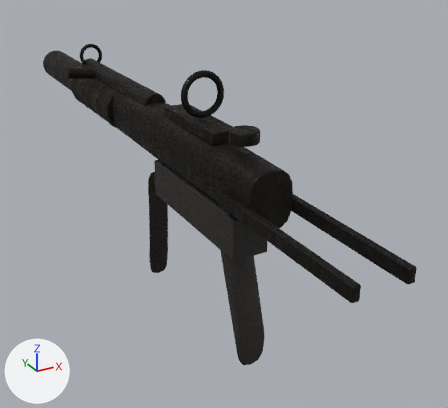
An edit to the glTF model assets/models/weapon_mp5.glb, drawn before and after from the same camera.
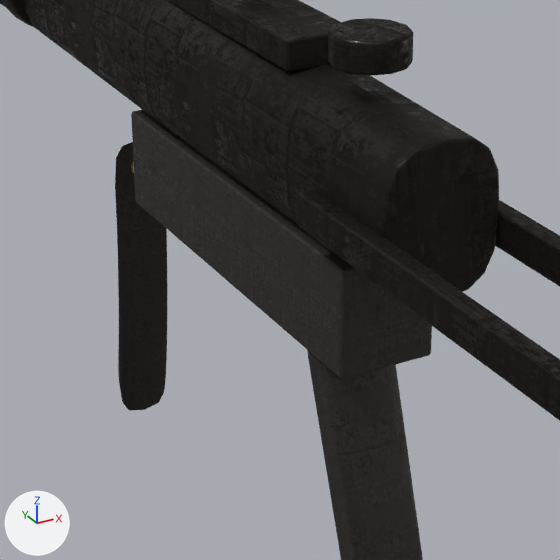
Old and new are each drawn whole from a camera (50 mm lens) standing at (-0.229, -0.365, 0.201) and looking at (0.059, 0.158, -0.06) and again close up on the part from 23% to 70% of the width and 29% to 81% of the height. Lighting does not change. The marker at lower left points along +X, +Y and +Z. The older version's two pictures come first. Where no turn or scale is listed for an object, it has been applied to the vertices. Vertices at exactly the same position are counted once.

In view in the first close-up: 'LowerPoly', 'Mag', 'Receiver'.
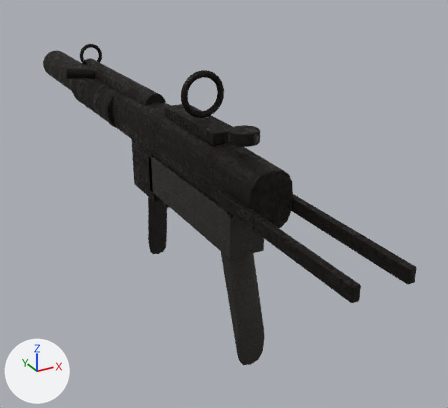
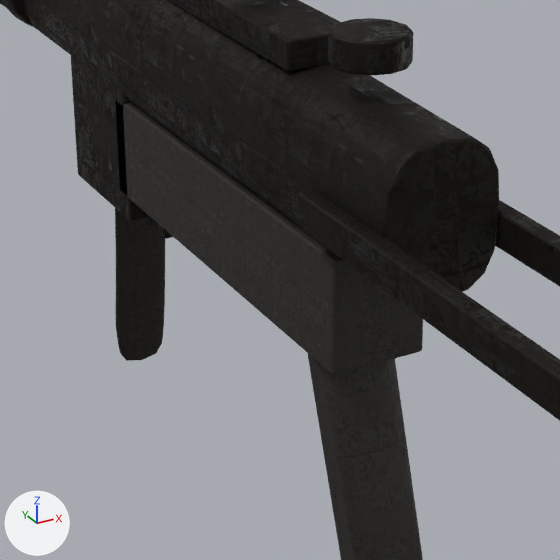
Pixel boxes (x1, y1, x2, y2) of what changed, in the close-ups (560 x 560 px; the box of a moved part takes in the faces that stretch with it):
'LowerPoly', reshaped
    before: (131, 110, 432, 560)
    after: (115, 101, 423, 560)
'Mag', reshaped, moved
    before: (115, 142, 168, 410)
    after: (115, 208, 165, 361)
part 2 of me_receiver, added (mostly hidden)
    after: (150, 217, 173, 239)
part 3 of me_receiver, added
    after: (70, 51, 150, 221)
part 4 of me_receiver, surface changed
    both: (40, 0, 560, 372)
part 5 of me_lowerpoly, moved or reshaped
    before: (131, 110, 432, 376)
    after: (115, 101, 423, 374)

Diff of the bpy script that builds the scene:
```diff
--- a/assets/models/weapon_mp5.glb.py
+++ b/assets/models/weapon_mp5.glb.py
@@ me_mag @@
 # used by ob_mag; location = (0.0, 0.195, -0.042)
-me_mag.from_pydata(...)  # 180 vertices, 356 faces; spans x -0.0107..0.0107, y 0.0..0.0073, z -0.1066..0.0172
+me_mag.from_pydata(...)  # 180 vertices, 356 faces; spans x -0.0107..0.0107, y 0.0..0.0073, z -0.101..0.0253
+# me_mag part 1: 180 of 180 vertices moved; they spanned x -0.0107..0.0107, y 0.0..0.0073, z -0.1066..0.0172 and now span x -0.0107..0.0107, y 0.0..0.0073, z -0.101..0.0253; mean shift (0.0, 0.0, 0.0066)
 me_mag.materials.append(mat_aaa_mp5_sd)
@@ me_receiver @@
 # used by ob_receiver; location = (0.0, 0.0, 0.0)
-me_receiver.from_pydata(...)  # 2020 vertices, 4012 faces; spans x -0.025..0.025, y -0.14..0.567, z -0.003..0.098
+me_receiver.from_pydata(...)  # 2132 vertices, 4228 faces; spans x -0.025..0.025, y -0.14..0.567, z -0.052..0.098
+# me_receiver part 2: the loose piece of 56 vertices spanning x -0.024..-0.018, y -0.14..0.02, z 0.011..0.022 is copied, and the copy is scaled about its middle by (2.21, 0.0809, 2.31), then moved by (0.021, 0.226, -0.056); it spans x -0.006..0.006, y 0.159..0.173, z -0.052..-0.028
+# me_receiver part 3: a new loose piece of 56 vertices spanning x -0.016..0.016, y 0.168..0.222, z -0.046..0.01, in mat_aaa_mp5_steel
+# me_receiver part 4: 2770 kept faces spanning x -0.024..0.024, y -0.14..0.567, z -0.003..0.098 get new texture (UV) coordinates
 me_receiver.materials.append(mat_aaa_mp5_steel)
@@ me_lowerpoly @@
 # used by ob_lowerpoly; location = (0.0, 0.0, 0.0)
-me_lowerpoly.from_pydata(...)  # 148 vertices, 288 faces; spans x -0.016..0.016, y 0.004..0.162, z -0.139..0.0
+me_lowerpoly.from_pydata(...)  # 148 vertices, 288 faces; spans x -0.016..0.016, y 0.004..0.178, z -0.139..0.001
+# me_lowerpoly part 5: the loose piece of 56 vertices spanning x -0.016..0.016, y 0.008..0.162, z -0.036..0.0 is scaled about its middle by (1, 1.07, 1.06), then moved by (0.0, 0.01, 0.0)
 me_lowerpoly.materials.append(mat_aaa_mp5_poly)
@@ ob_mag @@
 ob_mag = bpy.data.objects.new('Mag', me_mag)
-ob_mag.location = (0.0, 0.195, -0.042)
+ob_mag.location = (0.0, 0.195, -0.024)
```
